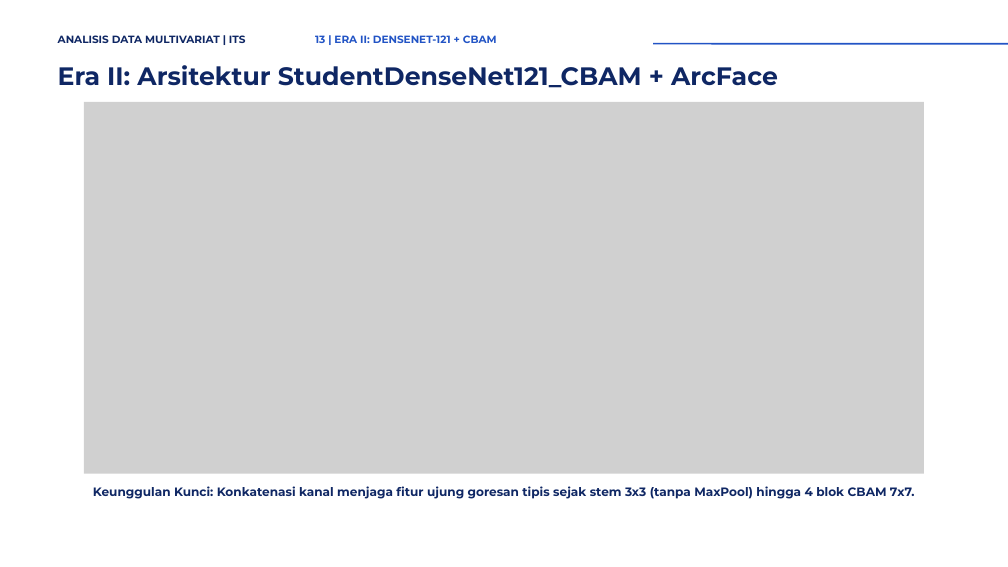
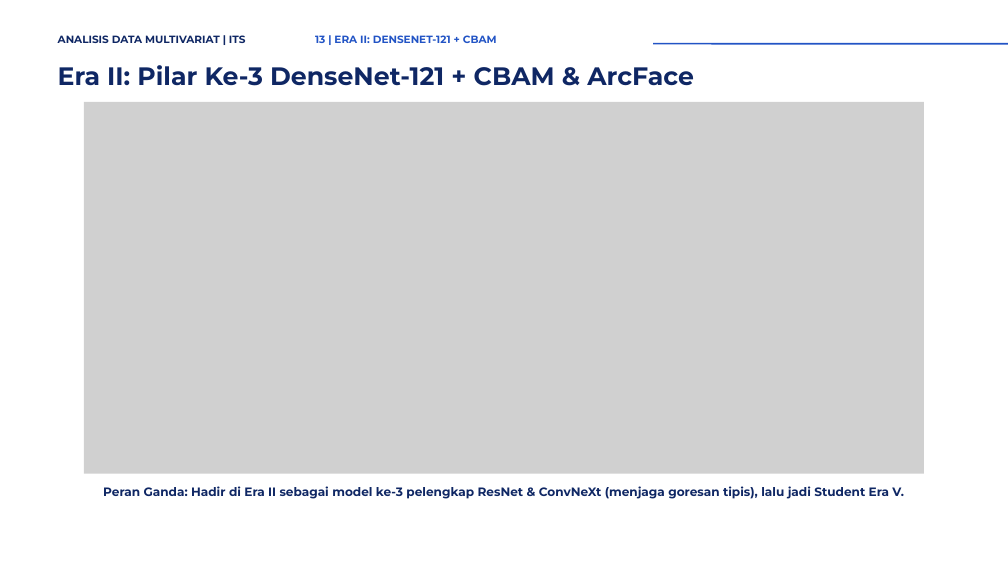
Before and after one commit to Reiii0-0/MNIST-ADM, a slide deck: slide 14 of outputs/FP_Analisis_Data_Multivariat_Tim_Arete_5025241135_FINAL.pptx. Drawn at 1008x567 pixels with LibreOffice and Linux fonts; fonts in the diff are those of the drawing; grey boxes stand for pictures. Boxes give left, top, right and bottom in pixels: in the first picture for what was removed or moved away, otherwise in the second. Text is boxed around its words. In the diff, an @@ line names an element or a change of style, - is before the commit and + after.

```diff
--- a/outputs/FP_Analisis_Data_Multivariat_Tim_Arete_5025241135_FINAL.pptx
+++ b/outputs/FP_Analisis_Data_Multivariat_Tim_Arete_5025241135_FINAL.pptx
@@ text at [58, 65, 694, 86]: text changed @@
-Era II: Arsitektur StudentDenseNet121_CBAM + ArcFace
+Era II: Pilar Ke-3 DenseNet-121 + CBAM & ArcFace
@@ text at [103, 486, 904, 499]: text changed @@
-Keunggulan Kunci: Konkatenasi kanal menjaga fitur ujung goresan tipis sejak stem 3x3 (tanpa MaxPool) hingga 4 blok CBAM 7x7.
+Peran Ganda: Hadir di Era II sebagai model ke-3 pelengkap ResNet & ConvNeXt (menjaga goresan tipis), lalu jadi Student Era V.
```
Also in this commit, not shown: 6 other slides changed, 14 other files.
